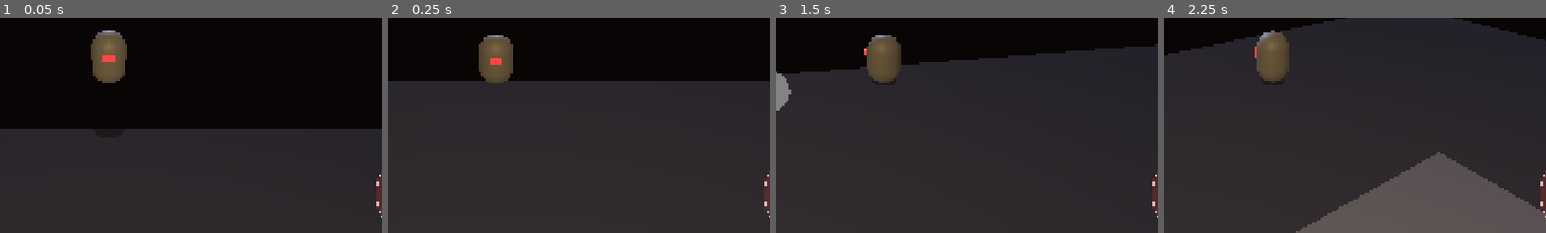
Above: before the commit, frames 1-4 (left to right).
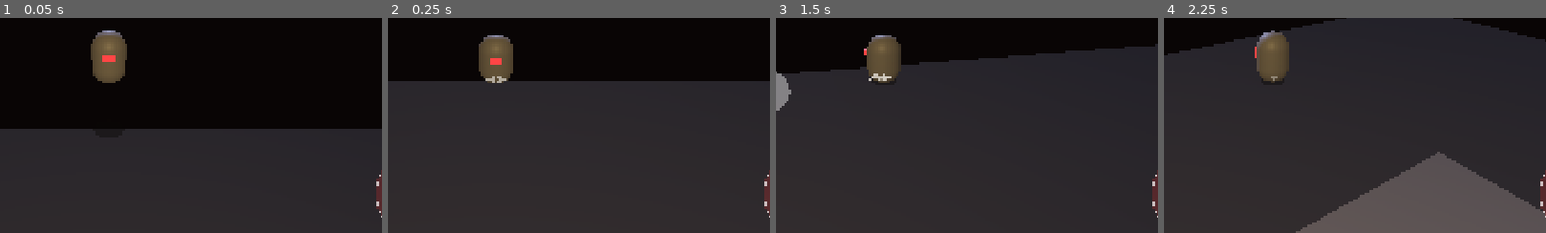
Above: after the commit, the same moments.

Repository: Adam-Vozzo/mobile-game-6
Game: Godot game, scene res://scenes/levels/threshold.tscn
Two runs of this game, one before a commit and one after it. Both use one fixed random seed, a clock stepped at 60 frames per second and the inputs below.
Inputs (mouse positions are % of the whole screen's width and height, from its top left):
- Up to frame 1 (0.05 s): no input
- Up to frame 2 (0.25 s): no input
- Up to frame 3 (1.5 s): tap Enter at 0.5 s; move the mouse to (72, 45) at 0.52 s; hold Right (move_right) 0.53-1.25 s; tap E (air_dash) at 0.6 s; click (72, 45) at 0.67 s; tap Space (jump) at 0.77, 1.07 s; drag from (30, 55) to (45, 70) at 1.27 s
- Up to frame 4 (2.25 s): move the mouse to (60, 28) at 2.02 s; hold Right (move_right) from 2.03 s (still down); hold Shift from 2.03 s (still down)
The pictures show only the part of the screen within x 36-86%, y 43-93%; the shares and areas given below are measured in that part.

Frame 1 is identical in both runs. In frame 2, 0.1% of the frame differs, in the area x 25-31%, y 27-31%; in frame 3, 0.1%, in the area x 24-31%, y 25-30%; in frame 4, less than 0.1%.

Commit message:
feat: footstep dust + land impact particles (iter 84)
Two JUICE.md "idea" items promoted to "prototype":
- _spawn_footstep_dust(): 4 ImmediateMesh lines at TAU/4, warm grey,
  throttled by _footstep_dust_interval (0.15 s default); fires while
  grounded + h_speed > 0.5 m/s, skips landing frame.
- _spawn_land_impact(impact): 6 ImmediateMesh lines at TAU/6, length
  = 0.08 + impact×0.22, upward kick = impact×0.12; suppressed below
  _LAND_IMPACT_THRESHOLD (0.15); 0.03 s hold + 0.18 s fade.
- _apply_landing_effects(impact) extracted from _tick_timers to keep
  it at ≤ 40 lines; dispatches squash-stretch, audio, screen shake,
  and land impact in one place.
- particles_param_changed signal + "Particles — Tuning" dev-menu
  subsection with "Footstep interval (s)" slider (0.05–0.40).
- 18 unit tests (1002 → 1020).

https://claude.ai/code/session_012JSxzNMWH7sgZY7ihesy2m

Diff:
--- a/scripts/autoload/dev_menu.gd
+++ b/scripts/autoload/dev_menu.gd
@@ -38,6 +38,8 @@
 signal atmosphere_param_changed(param: StringName, value: Variant)
 @warning_ignore("unused_signal")
 signal ghost_trail_param_changed(param: StringName, value: float)
+@warning_ignore("unused_signal")
+signal particles_param_changed(param: StringName, value: float)
 
 var is_open: bool = false
 var juice_state: Dictionary[StringName, bool] = {
--- a/scripts/player/player.gd
+++ b/scripts/player/player.gd
@@ -62,6 +62,17 @@
 # per-frame 0.05-factor from compounding into a runaway steering force over a long
 # arc. Capped at 1.5 m/s total — enough to land a platform 0.4 m off-centre.
 var _arc_assist_accumulated: float = 0.0
+# Footstep dust: time since last footstep puff; reset to _footstep_dust_interval
+# after each spawn so the effect is throttled regardless of frame rate.
+var _footstep_dust_timer: float = 0.0
+# Interval between footstep dust puffs (seconds). Tunable via dev menu
+# Particles — Tuning → "Footstep interval (s)".
+var _footstep_dust_interval: float = 0.15
+
+# Impact factor below which land impact particles are suppressed.
+# Lower than Audio.LAND_HEAVY_THRESHOLD (0.25) so even gentle landings
+# produce a small dust burst.
+const _LAND_IMPACT_THRESHOLD := 0.15
 
 @onready var _visual: Node3D = $Visual
 @onready var _body_mesh: MeshInstance3D = $Visual/Body
@@ -75,6 +86,7 @@
 	if Engine.has_singleton("DevMenu") or has_node("/root/DevMenu"):
 		DevMenu.controller_profile_changed.connect(_on_dev_profile_changed)
 		DevMenu.squash_stretch_param_changed.connect(_on_squash_stretch_param)
+		DevMenu.particles_param_changed.connect(_on_particles_param)
 	if has_node("/root/TouchInput"):
 		TouchInput.jump_pressed.connect(_on_jump_pressed)
 		TouchInput.air_dash_triggered.connect(_on_air_dash_triggered)
@@ -154,7 +166,6 @@
 		# Capture falling speed while airborne. On the just_landed frame, on_floor
 		# is true so this branch is skipped, preserving the pre-landing value.
 		_last_fall_speed = velocity.y
-		# Tick down active dash
 		if _is_dashing:
 			_dash_timer = maxf(0.0, _dash_timer - delta)
 			if _dash_timer <= 0.0:
@@ -173,14 +184,16 @@
 			_sticky_frames_remaining = 0  # took off before window expired
 	if just_landed and not _is_rebooting:
 		var impact := clampf(-_last_fall_speed / profile.terminal_velocity, 0.0, 1.0)
-		if DevMenu.is_juice_on(&"squash_stretch"):
-			_play_land_squash(impact)
-		if has_node("/root/Audio"):
-			Audio.on_land(impact)
-		# Heavy landing only (same threshold as audio heavy/light split).
-		if has_node("/root/Game") and impact >= Audio.LAND_HEAVY_THRESHOLD:
-			Game.screen_shake_requested.emit(0.011 * impact, 0.13, 20.0)
+		_apply_landing_effects(impact)
 	_was_on_floor_last_frame = on_floor
+	# Footstep dust: throttled, skips the landing frame so the land impact
+	# burst isn't masked by simultaneous footstep geometry.
+	_footstep_dust_timer = maxf(0.0, _footstep_dust_timer - delta)
+	if on_floor and not just_landed and DevMenu.is_juice_on(&"particles"):
+		var h_speed := Vector3(velocity.x, 0.0, velocity.z).length()
+		if h_speed > 0.5 and _footstep_dust_timer <= 0.0:
+			_spawn_footstep_dust()
+			_footstep_dust_timer = _footstep_dust_interval
 
 
 func _collect_jump_input() -> bool:
@@ -679,6 +692,93 @@
 	tween.tween_callback(mi.queue_free)
 
 
+# Dispatches all landing-frame feedback: squash-stretch, audio, screen shake,
+# and land impact particles. Extracted from _tick_timers to keep it under 40 lines.
+func _apply_landing_effects(impact: float) -> void:
+	if DevMenu.is_juice_on(&"squash_stretch"):
+		_play_land_squash(impact)
+	if has_node("/root/Audio"):
+		Audio.on_land(impact)
+	# Heavy landing only (same threshold as audio heavy/light split).
+	if has_node("/root/Game") and impact >= Audio.LAND_HEAVY_THRESHOLD:
+		Game.screen_shake_requested.emit(0.011 * impact, 0.13, 20.0)
+	if DevMenu.is_juice_on(&"particles") and impact >= _LAND_IMPACT_THRESHOLD:
+		_spawn_land_impact(impact)
+
+
+# Gated behind "particles" toggle. 4 short lines at foot level; fades in 0.10 s.
+# Throttled by _footstep_dust_timer so it fires at most every _footstep_dust_interval.
+func _spawn_footstep_dust() -> void:
+	var mat := StandardMaterial3D.new()
+	mat.shading_mode = BaseMaterial3D.SHADING_MODE_UNSHADED
+	mat.albedo_color = Color(0.80, 0.77, 0.72, 0.50)
+	mat.transparency = BaseMaterial3D.TRANSPARENCY_ALPHA
+	mat.no_depth_test = true
+	mat.cull_mode = BaseMaterial3D.CULL_DISABLED
+	var mi := MeshInstance3D.new()
+	mi.mesh = _build_footstep_mesh()
+	mi.material_override = mat
+	mi.cast_shadow = GeometryInstance3D.SHADOW_CASTING_SETTING_OFF
+	get_tree().root.add_child(mi)
+	mi.global_position = global_position + Vector3(0.0, 0.04, 0.0)
+	var tween := mi.create_tween()
+	tween.tween_property(mat, "albedo_color:a", 0.0, 0.10)
+	tween.tween_callback(mi.queue_free)
+
+
+func _build_footstep_mesh() -> ImmediateMesh:
+	var mesh := ImmediateMesh.new()
+	mesh.surface_begin(Mesh.PRIMITIVE_LINES)
+	for i in 4:
+		var angle := float(i) * TAU / 4.0
+		# Small upward kick so the dust reads as lifting off the floor.
+		var dir := Vector3(cos(angle), 0.06, sin(angle)).normalized()
+		mesh.surface_add_vertex(dir * 0.03)
+		mesh.surface_add_vertex(dir * 0.09)
+	mesh.surface_end()
+	return mesh
+
+
+# Gated behind "particles" toggle. Radial burst scaled by landing impact;
+# suppressed below _LAND_IMPACT_THRESHOLD. Fades in 0.18 s after a 0.03 s hold.
+func _spawn_land_impact(impact: float) -> void:
+	var mat := StandardMaterial3D.new()
+	mat.shading_mode = BaseMaterial3D.SHADING_MODE_UNSHADED
+	mat.albedo_color = Color(0.80, 0.77, 0.72, 0.85)
+	mat.transparency = BaseMaterial3D.TRANSPARENCY_ALPHA
+	mat.no_depth_test = true
+	mat.cull_mode = BaseMaterial3D.CULL_DISABLED
+	var mi := MeshInstance3D.new()
+	mi.mesh = _build_impact_mesh(impact)
+	mi.material_override = mat
+	mi.cast_shadow = GeometryInstance3D.SHADOW_CASTING_SETTING_OFF
+	get_tree().root.add_child(mi)
+	mi.global_position = global_position + Vector3(0.0, 0.04, 0.0)
+	var tween := mi.create_tween()
+	tween.tween_interval(0.03)
+	tween.tween_property(mat, "albedo_color:a", 0.0, 0.18)
+	tween.tween_callback(mi.queue_free)
+
+
+func _build_impact_mesh(impact: float) -> ImmediateMesh:
+	var mesh := ImmediateMesh.new()
+	mesh.surface_begin(Mesh.PRIMITIVE_LINES)
+	for i in 6:
+		var angle := float(i) * TAU / 6.0
+		var length := 0.08 + impact * 0.22
+		# Upward kick scales with impact so heavy landings spray higher.
+		var dir := Vector3(cos(angle), impact * 0.12, sin(angle)).normalized()
+		mesh.surface_add_vertex(dir * 0.05)
+		mesh.surface_add_vertex(dir * (0.05 + length))
+	mesh.surface_end()
+	return mesh
+
+
+func _on_particles_param(param: StringName, value: float) -> void:
+	match param:
+		&"footstep_interval": _footstep_dust_interval = value
+
+
 func _set_emission(color: Color, energy: float) -> void:
 	if _body_mesh == null:
 		return
--- a/tests/test_controller_kinematics.gd
+++ b/tests/test_controller_kinematics.gd
@@ -128,6 +128,7 @@
 	_test_arc_assist_per_frame_budget()
 	_test_screen_shake_strongest_wins()
 	_test_run_timer_semantics()
+	_test_footstep_and_land_impact_math()
 	_report()
 
 
@@ -5109,3 +5110,59 @@
 		SNAPPY_REBOOT < FLOATY_REBOOT)
 
 	g.free()
+
+
+func _test_footstep_and_land_impact_math() -> void:
+	## Mirrors the throttle logic in _tick_timers() and the geometry formulas in
+	## _build_footstep_mesh() / _build_impact_mesh() from player.gd (iter 84).
+	print("\n-- Footstep dust + land impact particle math (iter 84) --")
+
+	# ---- Footstep dust timer throttle ----
+	# Default interval is 0.15 s — greater than zero so it does not fire every frame.
+	const FOOTSTEP_INTERVAL := 0.15
+	_ok("footstep interval default (0.15 s) > 0 — throttled, not every frame",
+		FOOTSTEP_INTERVAL > 0.0)
+
+	# Timer countdown: maxf clamps to 0, does not go negative.
+	_ok("timer countdown: maxf(0, 0.12 - 0.016) < 0.12",
+		maxf(0.0, 0.12 - 0.016) < 0.12)
+	_ok("timer countdown: maxf(0, 0.010 - 0.016) == 0.0 (clamps at zero)",
+		is_equal_approx(maxf(0.0, 0.010 - 0.016), 0.0))
+
+	# Fire condition: timer <= 0.
+	_ok("footstep fires when timer == 0.0 (condition: timer <= 0.0)", 0.0 <= 0.0)
+	# After firing, timer is reset to interval (not zero) so next fire is delayed.
+	var timer_after_fire := FOOTSTEP_INTERVAL
+	_ok("footstep timer resets to interval (0.15 s) after firing, not 0",
+		timer_after_fire > 0.0)
+
+	# Speed gate: fires only when horizontal speed > 0.5 m/s (above dead zone).
+	const MIN_SPEED := 0.5
+	_ok("footstep suppressed at h_speed = 0.3 m/s (below gate)", 0.3 < MIN_SPEED)
+	_ok("footstep fires at h_speed = 2.0 m/s (above gate)", 2.0 >= MIN_SPEED)
+
+	# ---- Footstep mesh geometry ----
+	# 4 lines at TAU/4 (90°) increments. cos²+sin² == 1 confirms unit XZ directions.
+	for i in 4:
+		var angle := float(i) * TAU / 4.0
+		_ok("footstep line %d at 90° interval: cos²+sin² == 1" % i,
+			_near(cos(angle) * cos(angle) + sin(angle) * sin(angle), 1.0))
+
+	# ---- Land impact threshold ----
+	const LAND_THRESHOLD := 0.15
+	_ok("land impact threshold (0.15) below audio heavy threshold (0.25) — fires on lighter landings",
+		LAND_THRESHOLD < 0.25)
+	_ok("light landing impact=0.10 < threshold — no particles", 0.10 < LAND_THRESHOLD)
+	_ok("medium impact=0.20 >= threshold — particles fire", 0.20 >= LAND_THRESHOLD)
+	_ok("heavy impact=1.0 >= threshold — particles fire", 1.0 >= LAND_THRESHOLD)
+
+	# ---- Land impact line-length formula ----
+	# length = 0.08 + impact * 0.22  — heavier landing → longer lines.
+	var len_at_threshold := 0.08 + LAND_THRESHOLD * 0.22
+	var len_at_max       := 0.08 + 1.0 * 0.22
+	_ok("land impact at threshold (0.15): line length ≈ 0.113",
+		_near(len_at_threshold, 0.113))
+	_ok("land impact at max (1.0): line length = 0.30",
+		_near(len_at_max, 0.30))
+	_ok("land impact: heavy lines longer than threshold-level lines",
+		len_at_max > len_at_threshold)
--- a/tools/dev_menu/dev_menu_overlay.gd
+++ b/tools/dev_menu/dev_menu_overlay.gd
@@ -428,6 +428,7 @@
 	_build_squash_stretch_tuning(vbox)
 	_build_ghost_trail_tuning(vbox)
 	_build_screen_shake_tuning(vbox)
+	_build_particles_tuning(vbox)
 
 
 func _build_blob_shadow_tuning(vbox: VBoxContainer) -> void:
@@ -641,6 +642,13 @@
 		0.0, 3.0, 0.05,
 		func(v: float) -> void: DevMenu.camera_param_changed.emit(&"shake_intensity", v),
 		1.0)
+
+
+func _build_particles_tuning(vbox: VBoxContainer) -> void:
+	vbox.add_child(_make_label("Particles — Tuning", SECTION_FONT_SIZE, false))
+	_make_slider(vbox, "Footstep interval (s)", 0.05, 0.40, 0.05,
+		func(v: float) -> void: DevMenu.particles_param_changed.emit(&"footstep_interval", v),
+		0.15)
 
 
 func _make_viz_checkbox(parent: Node, label_text: String, key: StringName) -> void:
Not shown, changed: README.md
Not shown, changed: docs/JUICE.md
Not shown, changed: docs/PLAN.md
